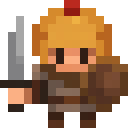
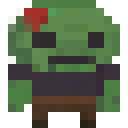
Layer changes from the first (128, 128) image to the second:
added group "Zombie" with 3 layers above "Mage" over bbox(0, 0, 120, 128)
added layer "Layer 11" in group "Zombie" over bbox(0, 0, 120, 128)
hid group "Idle 2" (2 layers), moved it into group "Warrior" over bbox(0, 0, 128, 128)
